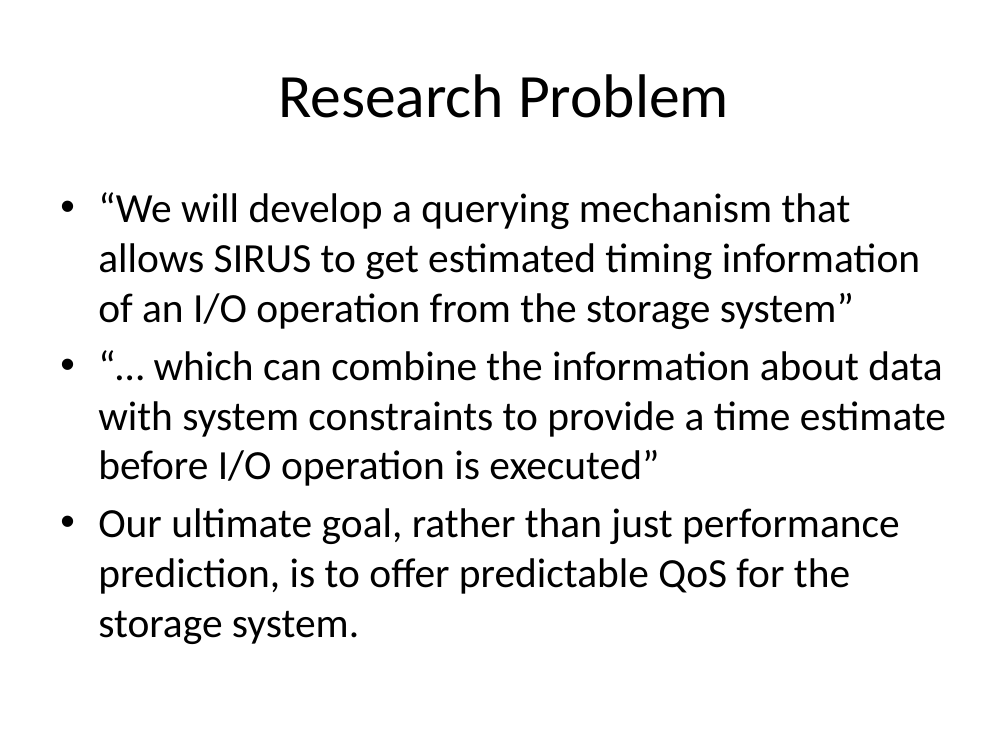
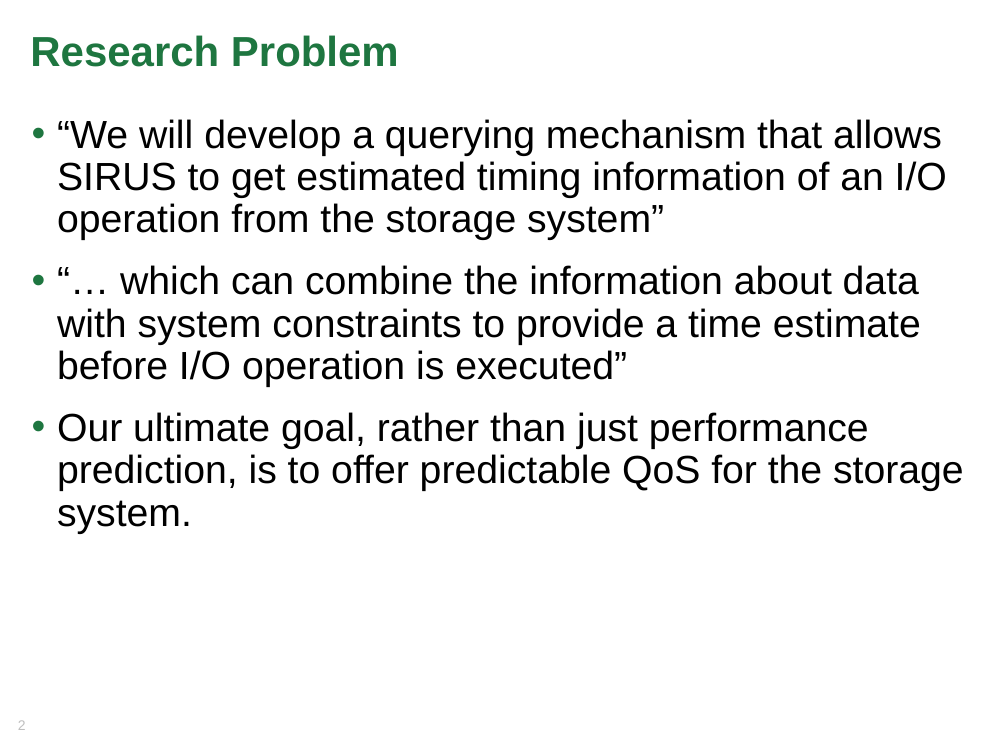
Before and after one commit to TPLink32/sirius, a slide deck: slide 2 of All-Hand-Meetings/AHM-10-14-2015/Presentations/SIRIUS_AHM-wang.pptx (slide 1 before the commit). Drawn at 1008x756 pixels with LibreOffice and Linux fonts; fonts in the diff are those of the drawing; background and template pictures are left out. Boxes give left, top, right and bottom in pixels: in the first picture for what was removed or moved away, otherwise in the second. Text is boxed around its words. In the diff, an @@ line names an element or a change of style, - is before the commit and + after.

```diff
--- a/All-Hand-Meetings/AHM-10-14-2015/Presentations/SIRIUS_AHM-wang.pptx
+++ b/All-Hand-Meetings/AHM-10-14-2015/Presentations/SIRIUS_AHM-wang.pptx
@@ title "Research Problem": place and size @@
-title "Research Problem" at (278, 74, 729, 118)
+title "Research Problem" at (30, 35, 399, 67)
@@ title "Research Problem" at (30, 35, 399, 67): size 44 to 30 pt, font Calibri to Arial, text colour #000000 to #1E7640, bold on; alignment centre to left; line spacing 1 to 0.85; vertical alignment middle to top @@
@@ text "“We will develop a querying ...": place and size @@
-text "“We will develop a querying ..." at (98, 192, 946, 644)
+text "“We will develop a querying ..." at (57, 119, 964, 534)
@@ text "“We will develop a querying ..." at (57, 119, 964, 534): size 29.6 to 28 pt, font Calibri to Arial; indent changed; line spacing 1 to 0.9; more space between paragraphs @@
@@ page number added at (18, 720, 26, 730), 10 pt, text #BFBFBF @@
+2
```
Also in this commit, not shown: 3 other slides changed, 10 slides added.
